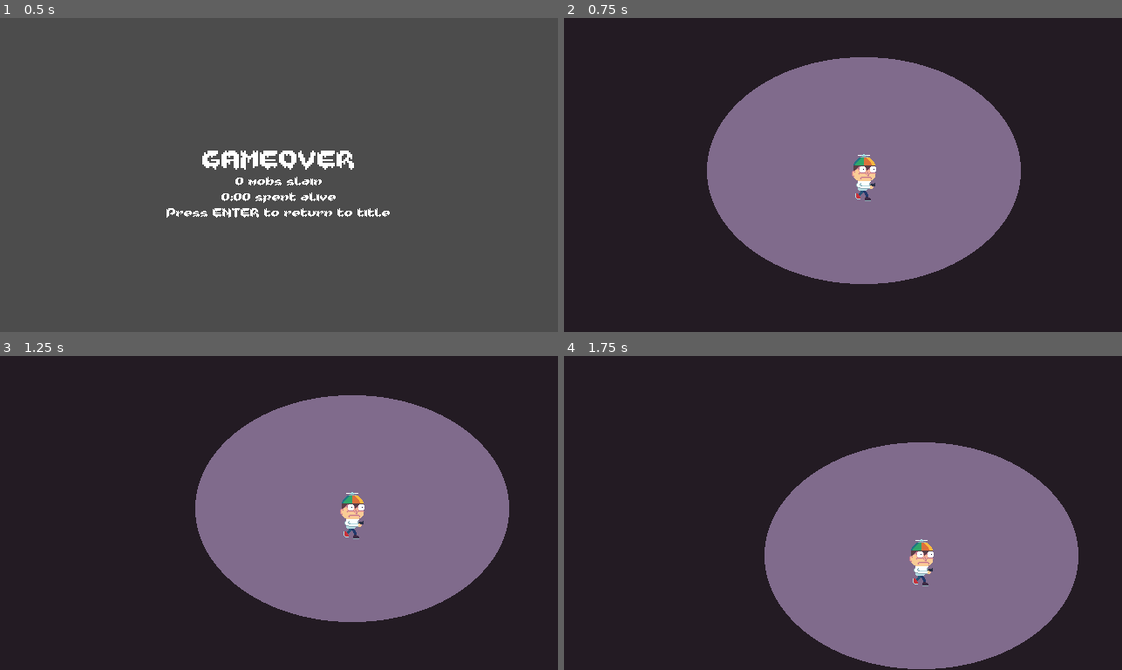
Above: before the commit, frames 1-4 (two rows, left to right).
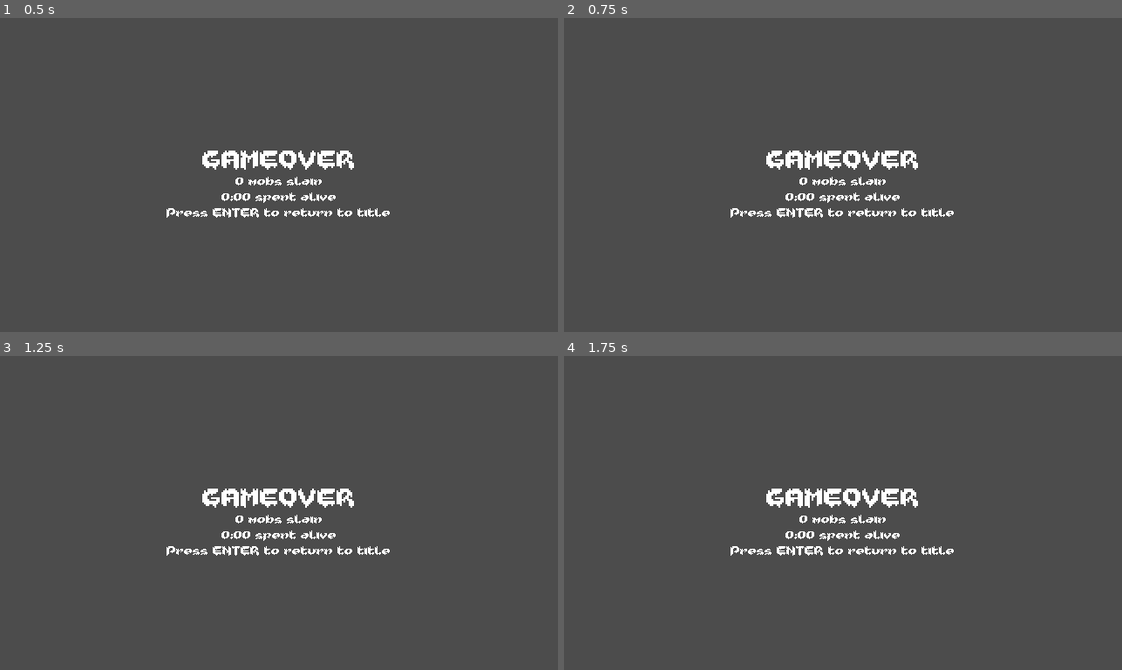
Above: after the commit, the same moments.

Repository: RustyMonky/fightOrFright
Game: Godot game, scene res://levels/gameover.tscn
Same seed, same stepped clock (60 frames per second), same inputs: the game is played once before the commit and once after it. This scene is started directly instead of the project's main scene.
Inputs:
- Up to frame 1 (0.5 s): no input
- Up to frame 2 (0.75 s): tap Enter (ui_accept) at 0.5 s; hold Right (ui_right) from 0.53 s (still down); hold Enter (ui_accept) from 0.53 s (still down)
- Up to frame 3 (1.25 s): keep holding Right (ui_right); keep holding Enter (ui_accept)
- Up to frame 4 (1.75 s): release Right (ui_right) at 1.28 s; release Enter (ui_accept) at 1.28 s; hold Down (ui_down) from 1.28 s (still down); tap Enter (ui_accept) at 1.35, 1.52 s

Frame 1 is identical in both runs. In frame 2, 100% of the frame differs, in the area x 0-100%, y 0-100%; in frame 3, 100%; in frame 4, 100%.
Error before the commit: Invalid operands 'String' and 'int' in operator '+'. (res://levels/main.gd:16)

Commit message:
Adds gameover delay before transitions, picks up spawn and mob speed over time

Diff:
--- a/actors/enemies/skeleton/skeleton.gd
+++ b/actors/enemies/skeleton/skeleton.gd
@@ -15,7 +15,7 @@
 var deathAnimation = load("res://assets/spriteFrames/enemies/skeleton/skeletonDeath.tres")
 var walkAnimation = load("res://assets/spriteFrames/enemies/skeleton/skeletonWalk.tres")
 
-const SPEED = 32
+var speed = 32
 
 func _ready():
 	animations.playing = true
@@ -23,7 +23,7 @@
 
 func _physics_process(delta):
 	if currentState == STATE.ALIVE:
-		self.move_and_collide(self.direction.normalized() * SPEED * delta)
+		self.move_and_collide(self.direction.normalized() * speed * delta)
 	elif currentState == STATE.FOLLOW:
 		if self.global_position.y < timmy.position.y:
 			self.direction.y = 1
@@ -39,7 +39,7 @@
 			animations.flip_h = true
 			self.direction.x = -1
 
-		self.move_and_collide(self.direction.normalized() * SPEED * delta)
+		self.move_and_collide(self.direction.normalized() * speed * delta)
 
 func can_hit_timmy():
 	if animations.flip_h:
--- a/actors/enemies/spawner.gd
+++ b/actors/enemies/spawner.gd
@@ -3,6 +3,8 @@
 onready var changeTimer = $changeTimer
 onready var spawnTimer = $spawnTimer
 onready var viewport = get_parent().get_node("viewport")
+
+var spawnSpeedLevel = 1
 
 func _ready():
 	pass
@@ -26,7 +28,9 @@
 		enemy.direction = Vector2(-1, 0)
 		enemy.get_node("animations").flip_h = true
 	get_parent().add_child(enemy) # Assumes parent is level scene!
+	enemy.speed += (8 * spawnSpeedLevel)
 
 func _on_changeTimer_timeout():
-	spawnTimer.wait_time = 0.5
+	spawnTimer.wait_time = (spawnTimer.wait_time * 0.5)
 	changeTimer.wait_time = 60
+	spawnSpeedLevel += 1
--- a/levels/gameover.gd
+++ b/levels/gameover.gd
@@ -2,6 +2,8 @@
 
 onready var mobsLabel = $canvas/centerBox/mobsLabel
 onready var timesLabel = $canvas/centerBox/timeLabel
+
+var canTransition = false
 
 func _ready():
 	mobsLabel.text = String(gameData.mobsKilled) + ' mobs slain'
@@ -10,10 +12,13 @@
 	set_process_input(true)
 
 func _input(event):
-	if event.is_action_pressed("ui_accept"):
+	if event.is_action_pressed("ui_accept") && canTransition:
 		sceneManager.goto_scene("res://levels/title.tscn")
 
 func formattedTime():
-	if gameData.secondsAlive < 10:
+	if int(gameData.secondsAlive) < 10:
 		gameData.secondsAlive = '0' + String(gameData.secondsAlive)
 	return String(gameData.minutesAlive) + ':' + String(gameData.secondsAlive)
+
+func _on_delayTimer_timeout():
+	canTransition = true
--- a/levels/gameover.tscn
+++ b/levels/gameover.tscn
@@ -22,6 +22,7 @@
 
 [node name="canvas" type="CanvasLayer" parent="." index="0"]
 
+editor/display_folded = true
 layer = 1
 offset = Vector2( 0, 0 )
 rotation = 0.0
@@ -138,3 +139,12 @@
 lines_skipped = 0
 max_lines_visible = -1
 _sections_unfolded = [ "custom_fonts" ]
+
+[node name="delayTimer" type="Timer" parent="." index="1"]
+
+process_mode = 1
+wait_time = 5.0
+one_shot = true
+autostart = true
+
+[connection signal="timeout" from="delayTimer" to="." method="_on_delayTimer_timeout"]
